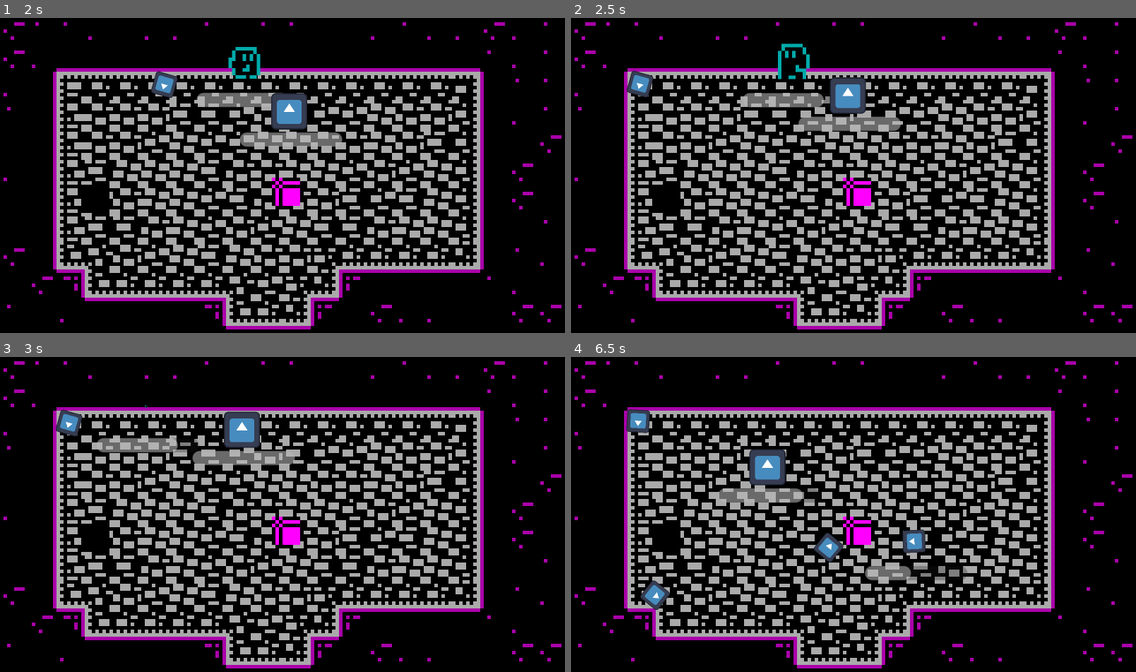
Above: before the commit, frames 1-4 (two rows, left to right).
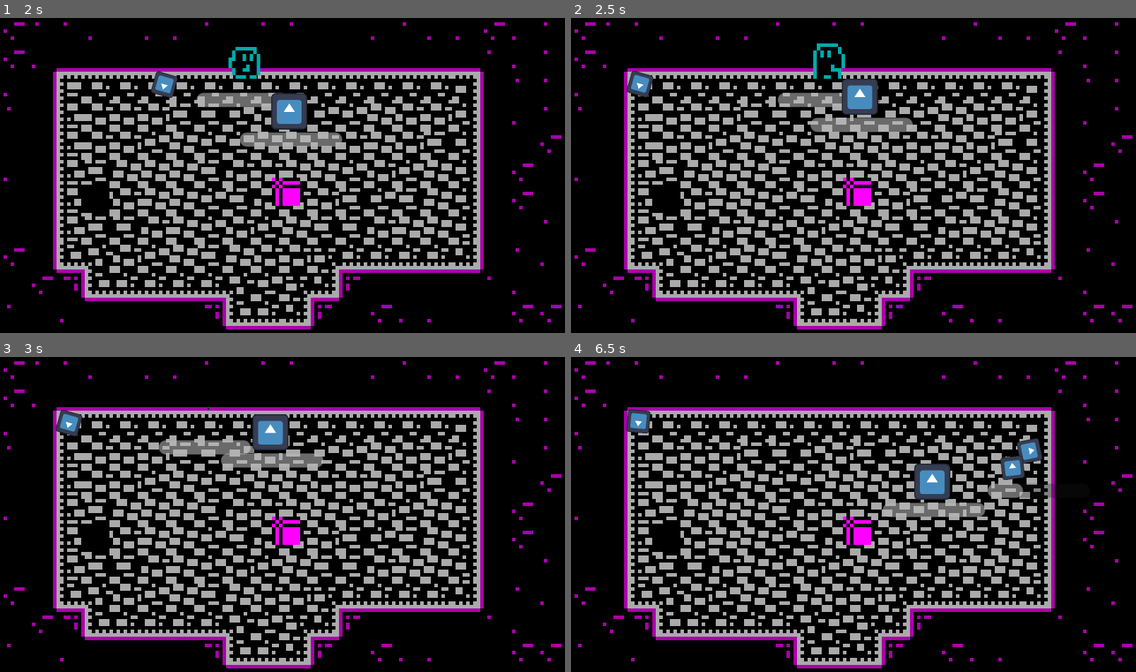
Above: after the commit, the same moments.

Repository: Renan-G-projec/DungeonWarrior
Game: Godot game, scene res://scenes/main.tscn
Two runs of this game, one before a commit and one after it. Both use one fixed random seed, a clock stepped at 60 frames per second and the inputs below. The engine's default icon, where the game draws it, is replaced by a stand-in: a white triangle on a blue panel in a dark square.
Inputs (mouse positions are in pixels of both pictures, inside the frame that each line leads up to):
- Up to frame 1 (2 s): tap Enter at 0.5 s; move the mouse to (254, 238) at 0.52 s; hold W (walk_up) from 0.53 s (still down); click (254, 238) at 0.6 s; move the mouse to (452, 222) at 1.27 s; tap E (Interact) at 1.35 s; click (452, 222) at 1.55 s
- Up to frame 2 (2.5 s): move the mouse to (684, 125) at 2.02 s; release W (walk_up) at 2.03 s; hold A (walk_left) from 2.03 s (still down); click (684, 125) at 2.1 s
- Up to frame 3 (3 s): keep holding A (walk_left); move the mouse to (310, 514) at 2.77 s; tap Shift (dash) at 2.85 s
- Up to frame 4 (6.5 s): click (881, 514) at 3.05 s; move the mouse to (768, 432) at 3.52 s; release A (walk_left) at 3.53 s; hold S (walk_down) 3.53-4.28 s; tap Alt at 3.6 s; click (768, 432) at 3.8 s; move the mouse to (977, 498) at 4.27 s; hold D (walk_right) 4.28-5.03 s; click (977, 498) at 4.35 s; move the mouse to (740, 530) at 5.02 s; hold W (walk_up) 5.03-5.78 s; tap E (Interact) at 5.1 s; click (740, 530) at 5.3 s; move the mouse to (910, 442) at 5.77 s; hold D (walk_right) from 5.78 s (still down); click (910, 442) at 5.85 s

Frame 1 is identical in both runs. In frame 2, 2.0% of the frame differs, in the area x 30-61%, y 8-37%; in frame 3, 2.3%; in frame 4, 4.6%, in the area x 9-86%, y 16-81%.
Error before the commit: Attempt to call function 'attack' in base 'null instance' on a null instance. (res://features/player/player.gd:25)
Error after the commit: Invalid call. Nonexistent function 'attack' in base 'Nil'. (res://features/player/player.gd:25)

Commit message:
Added an attack cooldown

Diff:
--- a/features/components/follow_player_component.gd
+++ b/features/components/follow_player_component.gd
@@ -3,8 +3,13 @@
 
 @export var speed: float = 20.0
 @export var stop_distance: float = 1.0
+@export var damage: int = 10
+@export var attack_pause: float = 0.5
+@export var attack_cooldown: float = 1.0
 
 var player: Player
+var pause_time: float = 0.0
+var cooldown_time: float = 0.0
 
 @onready var body: CharacterBody2D = get_parent()
 @onready var knockback: Knockback = body.get_node_or_null("Knockback") as Knockback
@@ -12,9 +17,19 @@
 func _ready() -> void:
 	player = get_tree().get_first_node_in_group("player") as Player
 
+func stop_for(seconds:float) -> void:
+	pause_time = max(pause_time, seconds)
+
+
 func _physics_process(_delta: float) -> void:
+
+	pause_time = max(pause_time-_delta, 0.0)
+	cooldown_time = max(pause_time-_delta, 0.0)
+
 	if knockback and knockback.is_active():
 		body.velocity = knockback.knockback_velocity
+	elif pause_time > 0.0:
+		body.velocity = Vector2.ZERO
 	elif player:
 		var distance: float = body.global_position.distance_to(player.global_position)
 		if distance > stop_distance:
@@ -28,9 +43,14 @@
 	_check_player_collision()
 
 func _check_player_collision() -> void:
+	if cooldown_time > 0.0:
+		return
 	for i in body.get_slide_collision_count():
 		var collision: KinematicCollision2D = body.get_slide_collision(i)
 		if collision.get_collider() == player:
 			var player_health := player.get_node_or_null("HealthComponent") as HealthComponent
 			if player_health:
-				player_health.take_damage(10, body)
+				player_health.take_damage(damage, body)
+				cooldown_time = attack_cooldown
+				stop_for(attack_pause)
+			return
--- a/features/player/player.tscn
+++ b/features/player/player.tscn
@@ -122,10 +122,9 @@
 [sub_resource type="RectangleShape2D" id="RectangleShape2D_d1p6d"]
 size = Vector2(8, 2)
 
-[node name="Player" type="CharacterBody2D" unique_id=2017001837 node_paths=PackedStringArray("weapon") groups=["player"]]
+[node name="Player" type="CharacterBody2D" unique_id=2017001837 groups=["player"]]
 collision_mask = 19
 script = ExtResource("1_fcb3x")
-weapon = NodePath("")
 
 [node name="Sprite2D" type="AnimatedSprite2D" parent="." unique_id=535856669]
 position = Vector2(0, -5)
